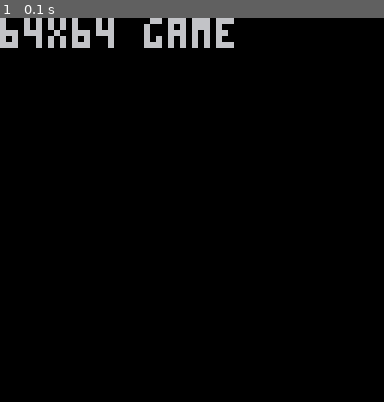
Above: before the commit, frame 1.
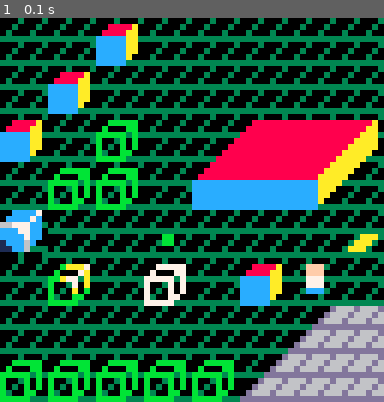
Above: after the commit, the same moment.

Repository: gorebang/64jam
Game: PICO-8 cartridge 64jam.p8
Two runs of this game, one before a commit and one after it. Both use one fixed random seed, a clock stepped at 60 frames per second and the inputs below.
Inputs:
- Up to frame 1 (0.1 s): no input

The runs differ from the first frame. In frame 1, 59% of the frame differs, in the area x 0-100%, y 0-100%.

Commit message:
Isometric Test

Diff:
--- a/64jam.p8
+++ b/64jam.p8
@@ -1,16 +1,23 @@
 pico-8 cartridge // http://www.pico-8.com
 version 8
 __lua__
+player = {x=32 - 4, y=32 - 4}
+
 function _init()
  poke(0x5f2c,3)
  cls()
+
 end
 
 function _update()
- cls()
- print ("64x64 game")
+
 end
 
+function _draw()
+--	spr(1, player.x, player.y)
+	mapdraw(0,0,0,0,8,8)
+end
+
 
 
 
@@ -144,165 +151,165 @@
 0000000000000000000000000000000000000000000000000000000000000000000000000000000000000000000000000000000000000000000000000000000000000000000000000000000000000000000000000000000000000000000000000000000000000000000000000000000000000000000000000000000000000000
 0000000000000000000000000000000000000000000000000000000000000000000000000000000000000000000000000000000000000000000000000000000000000000000000000000000000000000000000000000000000000000000000000000000000000000000000000000000000000000000000000000000000000000
 __map__
-0000000000000000000000000000000000000000000000000000000000000000000000000000000000000000000000000000000000000000000000000000000000000000000000000000000000000000000000000000000000000000000000000000000000000000000000000000000000000000000000000000000000000000
-0000000000000000000000000000000000000000000000000000000000000000000000000000000000000000000000000000000000000000000000000000000000000000000000000000000000000000000000000000000000000000000000000000000000000000000000000000000000000000000000000000000000000000
-0000000000000000000000000000000000000000000000000000000000000000000000000000000000000000000000000000000000000000000000000000000000000000000000000000000000000000000000000000000000000000000000000000000000000000000000000000000000000000000000000000000000000000
-0000000000000000000000000000000000000000000000000000000000000000000000000000000000000000000000000000000000000000000000000000000000000000000000000000000000000000000000000000000000000000000000000000000000000000000000000000000000000000000000000000000000000000
-0000000000000000000000000000000000000000000000000000000000000000000000000000000000000000000000000000000000000000000000000000000000000000000000000000000000000000000000000000000000000000000000000000000000000000000000000000000000000000000000000000000000000000
-0000000000000000000000000000000000000000000000000000000000000000000000000000000000000000000000000000000000000000000000000000000000000000000000000000000000000000000000000000000000000000000000000000000000000000000000000000000000000000000000000000000000000000
-0000000000000000000000000000000000000000000000000000000000000000000000000000000000000000000000000000000000000000000000000000000000000000000000000000000000000000000000000000000000000000000000000000000000000000000000000000000000000000000000000000000000000000
-0000000000000000000000000000000000000000000000000000000000000000000000000000000000000000000000000000000000000000000000000000000000000000000000000000000000000000000000000000000000000000000000000000000000000000000000000000000000000000000000000000000000000000
-0000000000000000000000000000000000000000000000000000000000000000000000000000000000000000000000000000000000000000000000000000000000000000000000000000000000000000000000000000000000000000000000000000000000000000000000000000000000000000000000000000000000000000
-0000000000000000000000000000000000000000000000000000000000000000000000000000000000000000000000000000000000000000000000000000000000000000000000000000000000000000000000000000000000000000000000000000000000000000000000000000000000000000000000000000000000000000
-0000000000000000000000000000000000000000000000000000000000000000000000000000000000000000000000000000000000000000000000000000000000000000000000000000000000000000000000000000000000000000000000000000000000000000000000000000000000000000000000000000000000000000
-0000000000000000000000000000000000000000000000000000000000000000000000000000000000000000000000000000000000000000000000000000000000000000000000000000000000000000000000000000000000000000000000000000000000000000000000000000000000000000000000000000000000000000
-0000000000000000000000000000000000000000000000000000000000000000000000000000000000000000000000000000000000000000000000000000000000000000000000000000000000000000000000000000000000000000000000000000000000000000000000000000000000000000000000000000000000000000
-0000000000000000000000000000000000000000000000000000000000000000000000000000000000000000000000000000000000000000000000000000000000000000000000000000000000000000000000000000000000000000000000000000000000000000000000000000000000000000000000000000000000000000
-0000000000000000000000000000000000000000000000000000000000000000000000000000000000000000000000000000000000000000000000000000000000000000000000000000000000000000000000000000000000000000000000000000000000000000000000000000000000000000000000000000000000000000
-0000000000000000000000000000000000000000000000000000000000000000000000000000000000000000000000000000000000000000000000000000000000000000000000000000000000000000000000000000000000000000000000000000000000000000000000000000000000000000000000000000000000000000
-0000000000000000000000000000000000000000000000000000000000000000000000000000000000000000000000000000000000000000000000000000000000000000000000000000000000000000000000000000000000000000000000000000000000000000000000000000000000000000000000000000000000000000
-0000000000000000000000000000000000000000000000000000000000000000000000000000000000000000000000000000000000000000000000000000000000000000000000000000000000000000000000000000000000000000000000000000000000000000000000000000000000000000000000000000000000000000
-0000000000000000000000000000000000000000000000000000000000000000000000000000000000000000000000000000000000000000000000000000000000000000000000000000000000000000000000000000000000000000000000000000000000000000000000000000000000000000000000000000000000000000
-0000000000000000000000000000000000000000000000000000000000000000000000000000000000000000000000000000000000000000000000000000000000000000000000000000000000000000000000000000000000000000000000000000000000000000000000000000000000000000000000000000000000000000
-0000000000000000000000000000000000000000000000000000000000000000000000000000000000000000000000000000000000000000000000000000000000000000000000000000000000000000000000000000000000000000000000000000000000000000000000000000000000000000000000000000000000000000
-0000000000000000000000000000000000000000000000000000000000000000000000000000000000000000000000000000000000000000000000000000000000000000000000000000000000000000000000000000000000000000000000000000000000000000000000000000000000000000000000000000000000000000
-0000000000000000000000000000000000000000000000000000000000000000000000000000000000000000000000000000000000000000000000000000000000000000000000000000000000000000000000000000000000000000000000000000000000000000000000000000000000000000000000000000000000000000
-0000000000000000000000000000000000000000000000000000000000000000000000000000000000000000000000000000000000000000000000000000000000000000000000000000000000000000000000000000000000000000000000000000000000000000000000000000000000000000000000000000000000000000
-0000000000000000000000000000000000000000000000000000000000000000000000000000000000000000000000000000000000000000000000000000000000000000000000000000000000000000000000000000000000000000000000000000000000000000000000000000000000000000000000000000000000000000
-0000000000000000000000000000000000000000000000000000000000000000000000000000000000000000000000000000000000000000000000000000000000000000000000000000000000000000000000000000000000000000000000000000000000000000000000000000000000000000000000000000000000000000
-0000000000000000000000000000000000000000000000000000000000000000000000000000000000000000000000000000000000000000000000000000000000000000000000000000000000000000000000000000000000000000000000000000000000000000000000000000000000000000000000000000000000000000
-0000000000000000000000000000000000000000000000000000000000000000000000000000000000000000000000000000000000000000000000000000000000000000000000000000000000000000000000000000000000000000000000000000000000000000000000000000000000000000000000000000000000000000
-0000000000000000000000000000000000000000000000000000000000000000000000000000000000000000000000000000000000000000000000000000000000000000000000000000000000000000000000000000000000000000000000000000000000000000000000000000000000000000000000000000000000000000
-0000000000000000000000000000000000000000000000000000000000000000000000000000000000000000000000000000000000000000000000000000000000000000000000000000000000000000000000000000000000000000000000000000000000000000000000000000000000000000000000000000000000000000
-0000000000000000000000000000000000000000000000000000000000000000000000000000000000000000000000000000000000000000000000000000000000000000000000000000000000000000000000000000000000000000000000000000000000000000000000000000000000000000000000000000000000000000
-0000000000000000000000000000000000000000000000000000000000000000000000000000000000000000000000000000000000000000000000000000000000000000000000000000000000000000000000000000000000000000000000000000000000000000000000000000000000000000000000000000000000000000
-…(130 lines of a section not shown)…
+0303040303030303171717171717131717170000000000000000000000000000000000000000000000000000000000000000000000000000000000000000000000000000000000000000000000000000000000000000000000000000000000000000000000000000000000000000000000000000000000000000000000000000
+0304030303030303170808171717171717170000000000000000000000000000000000000000000000000000000000000000000000000000000000000000000000000000000000000000000000000000000000000000000000000000000000000000000000000000000000000000000000000000000000000000000000000000
+040305032a2b2c21170808171317171717170000090909000000000000000000000000000000000000000000000000000000000000000000000000000000000000000000000000000000000000000000000000000000000000000000000000000000000000000000000000000000000000000000000000000000000000000000
+030505033a3b3031171708000000000000000000000900000000000000000000000000000017171717171717171700000000000000000000000000000000000000000000000000000000000000000000000000000000000000000000000000000000000000000000000000000000000000000000000000000000000000000000
+1403031603030332171708000000000000000000000000000000000000000000000000000000001717171317171700000000000000000000000000000000000000000000000000000000000000000000000000000000000000000000000000000000000000000000000000000000000000000000000000000000000000000000
+0315030603040703171708171717171700001700000000000000000000000000000000000000001717131713171700000000000000000000000000000000000000000000000000000000000000000000000000000000000000000000000000000000000000000000000000000000000000000000000000000000000000000000
+0303030303033323171708171717171700001700000017000000000017171717171717171700001717171713171700000000000000000000000000000000000000000000000000000000000000000000000000000000000000000000000000000000000000000000000000000000000000000000000000000000000000000000
+0505050505332323131708171717171700001700000000000000000017171717171317171700001717171713171700000000000000000000000000000000000000000000000000000000000000000000000000000000000000000000000000000000000000000000000000000000000000000000000000000000000000000000
+0000000000000008080808171717171700001700000000000000000017131717131713171700001717131717171700000000000000000000000000000000000000000000000000000000000000000000000000000000000000000000000000000000000000000000000000000000000000000000000000000000000000000000
+0000000000000008080808171717171700001700000000000000000017171713171713171700000000000017170000000000000000000000000000000000000000000000000000000000000000000000000000000000000000000000000000000000000000000000000000000000000000000000000000000000000000000000
+0000000000000000171717171717171700001700001717170000000000171713171713171700000000000000000000000000000000000000000000000000000000000000000000000000000000000000000000000000000000000000000000000000000000000000000000000000000000000000000000000000000000000000
+0000000000000000000000000017170000000000000000000000000000171717131717171700000000000000000000000000000000000000000000000000000000000000000000000000000000000000000000000000000000000000000000000000000000000000000000000000000000000000000000000000000000000000
+0000000000000000000000000017170000000000000000000000000000000000000017170000000000000000000000000000000000000000000000000000000000000000000000000000000000000000000000000000000000000000000000000000000000000000000000000000000000000000000000000000000000000000
+0000000000000000000017171717171717170000000000000000000000000000000000000000000000000000000000000000000000000000000000000000000000000000000000000000000000000000000000000000000000000000000000000000000000000000000000000000000000000000000000000000000000000000
+0000000000000000000000000000001717000000000000000000000000000000000000000000000000000000000000000000000000000000000000000000000000000000000000000000000000000000000000000000000000000000000000000000000000000000000000000000000000000000000000000000000000000000
+0000000000000000000000000000000000000000000000000000000000000000000000000000000000000000000000000000000000000000000000000000000000000000000000000000000000000000000000000000000000000000000000000000000000000000000000000000000000000000000000000000000000000000
+0000000000000000000000000000000000000000000000000000000000000000000000000000000000000000000000000000000000000000000000000000000000000000000000000000000000000000000000000000000000000000000000000000000000000000000000000000000000000000000000000000000000000000
+0000000000000000000000000000000000000000000000000000000000000000000000000000000000000000000000000000000000000000000000000000000000000000000000000000000000000000000000000000000000000000000000000000000000000000000000000000000000000000000000000000000000000000
+0000000000000000000000000000000000000000000000000000000000000000000000000000000000000000000000000000000000000000000000000000000000000000000000000000000000000000000000000000000000000000000000000000000000000000000000000000000000000000000000000000000000000000
+0000000000000000000000000000000000000000000000000000000000000000000000000000000000000000000000000000000000000000000000000000000000000000000000000000000000000000000000000000000000000000000000000000000000000000000000000000000000000000000000000000000000000000
+0000000000000000000000000000000000000000000000000000000000000000000000000000000000000000000000000000000000000000000000000000000000000000000000000000000000000000000000000000000000000000000000000000000000000000000000000000000000000000000000000000000000000000
+0000000000000000000000000000000000000000000000000000000000000000000000000000000000000000000000000000000000000000000000000000000000000000000000000000000000000000000000000000000000000000000000000000000000000000000000000000000000000000000000000000000000000000
+0000000000000000000000000000000000000000000000000000000000000000000000000000000000000000000000000000000000000000000000000000000000000000000000000000000000000000000000000000000000000000000000000000000000000000000000000000000000000000000000000000000000000000
+0000000000000000000000000000000000000000000000000000000000000000000000000000000000000000000000000000000000000000000000000000000000000000000000000000000000000000000000000000000000000000000000000000000000000000000000000000000000000000000000000000000000000000
+0000000000000000000000000000000000000000000000000000000000000000000000000000000000000000000000000000000000000000000000000000000000000000000000000000000000000000000000000000000000000000000000000000000000000000000000000000000000000000000000000000000000000000
+0000000000000000000000000000000000000000000000000000000000000000000000000000000000000000000000000000000000000000000000000000000000000000000000000000000000000000000000000000000000000000000000000000000000000000000000000000000000000000000000000000000000000000
+0000000000000000000000000000000000000000000000000000000000000000000000000000000000000000000000000000000000000000000000000000000000000000000000000000000000000000000000000000000000000000000000000000000000000000000000000000000000000000000000000000000000000000
+0000000000000000000000000000000000000000000000000000000000000000000000000000000000000000000000000000000000000000000000000000000000000000000000000000000000000000000000000000000000000000000000000000000000000000000000000000000000000000000000000000000000000000
+0000000000000000000000000000000000000000000000000000000000000000000000000000000000000000000000000000000000000000000000000000000000000000000000000000000000000000000000000000000000000000000000000000000000000000000000000000000000000000000000000000000000000000
+0000000000000000000000000000000000000000000000000000000000000000000000000000000000000000000000000000000000000000000000000000000000000000000000000000000000000000000000000000000000000000000000000000000000000000000000000000000000000000000000000000000000000000
+0000000000000000000000000000000000000000000000000000000000000000000000000000000000000000000000000000000000000000000000000000000000000000000000000000000000000000000000000000000000000000000000000000000000000000000000000000000000000000000000000000000000000000
+0000000000000000000000000000000000000000000000000000000000000000000000000000000000000000000000000000000000000000000000000000000000000000000000000000000000000000000000000000000000000000000000000000000000000000000000000000000000000000000000000000000000000000
+…(130 lines of a section not shown)…
Not shown, changed: 32 lines of the sprite sheet (__gfx__) section of 64jam.p8
Not shown, added: test.html
Not shown, added: test.js
